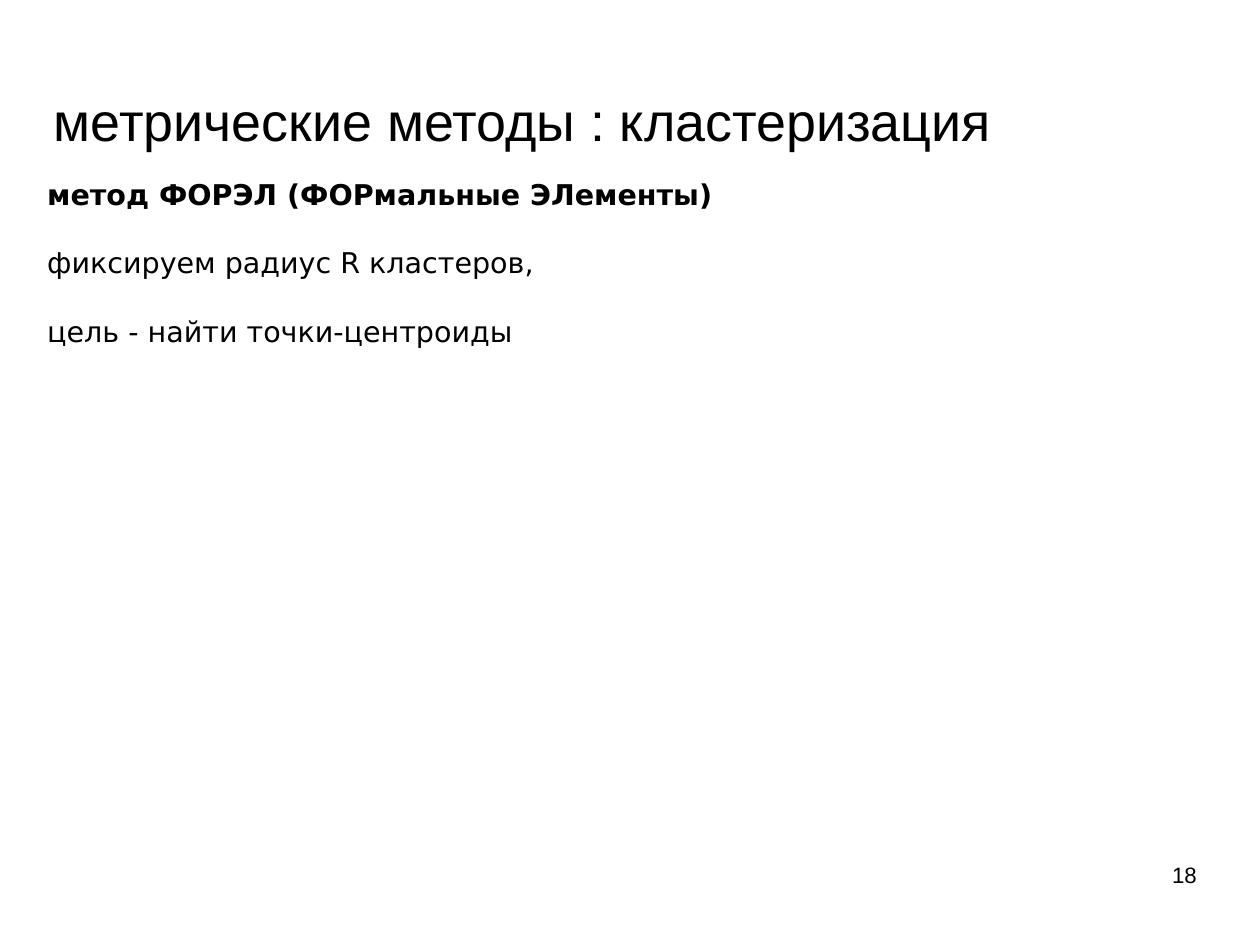
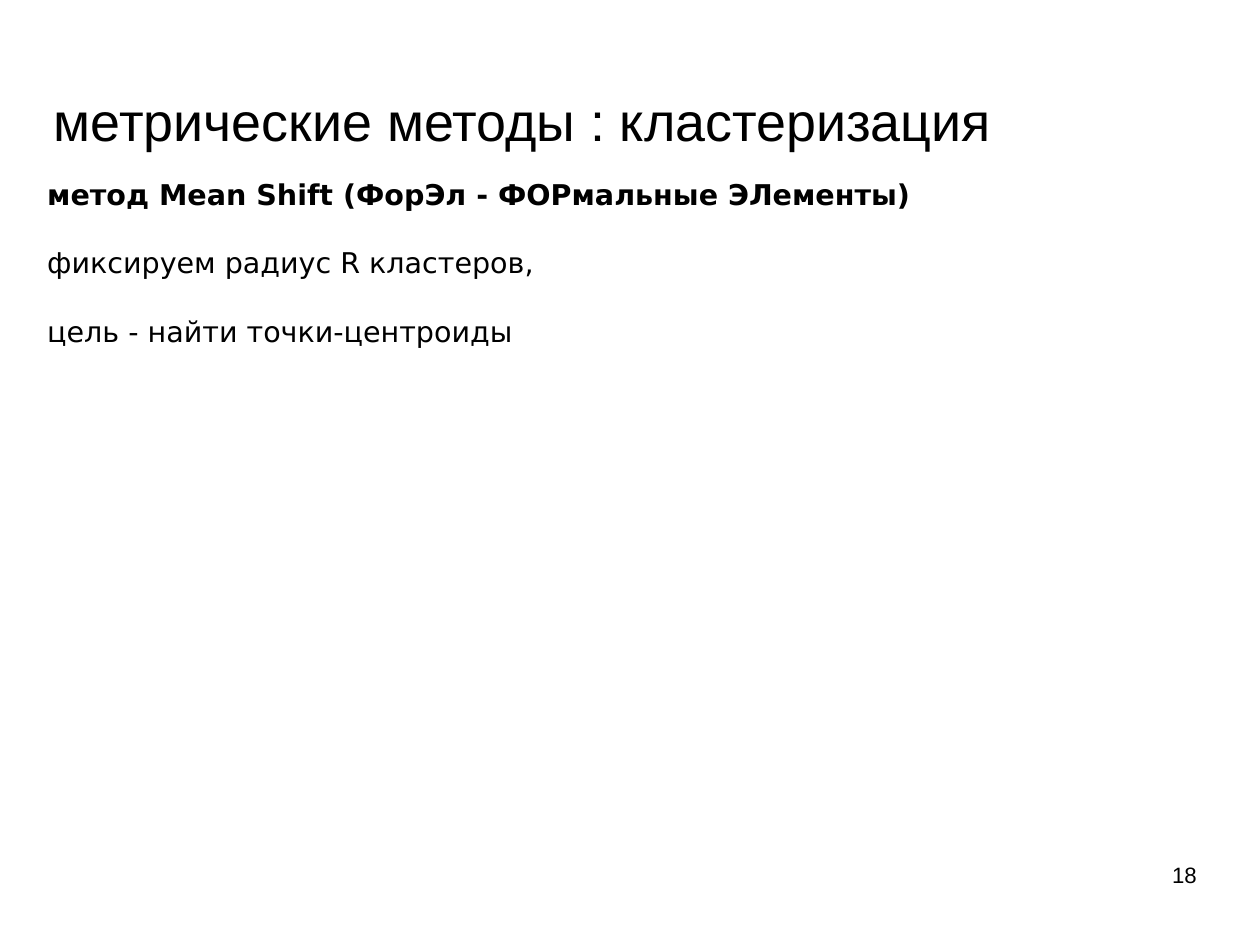
Before and after one commit to mechanoid5/ml_lectorium_legacy, a slide deck: slide 18 of 05-cluster.odp. Drawn at 1260x945 pixels with LibreOffice and Linux fonts; fonts in the diff are those of the drawing; background and template pictures are left out. Boxes give left, top, right and bottom in pixels: in the first picture for what was removed or moved away, otherwise in the second. Text is boxed around its words. In the diff, an @@ line names an element or a change of style, - is before the commit and + after.

```diff
--- a/05-cluster.odp
+++ b/05-cluster.odp
@@ text at <box>47,183,910,211</box>: text changed @@
-метод ФОРЭЛ (ФОРмальные ЭЛементы)
+метод Mean Shift (ФорЭл - ФОРмальные ЭЛементы)
```
Also in this commit, not shown: 3 other slides changed, 1 slide removed, 5 other files.
